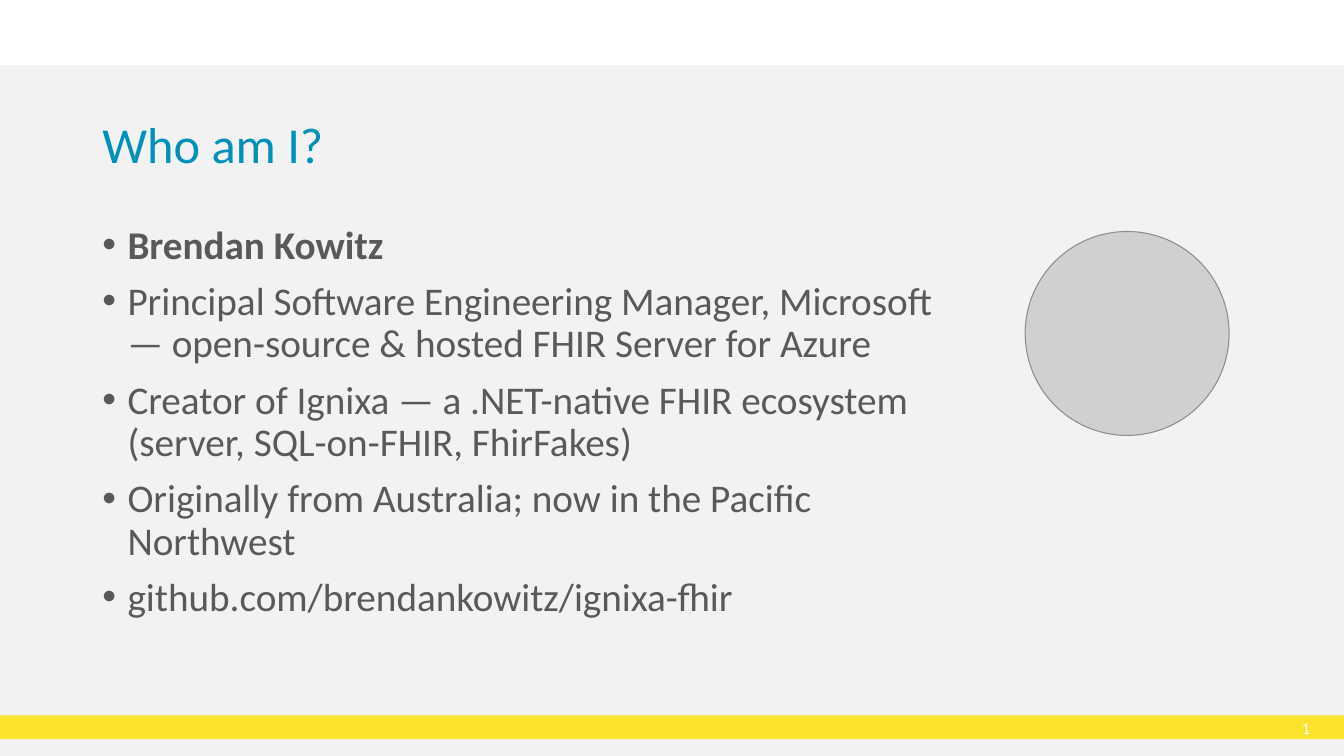
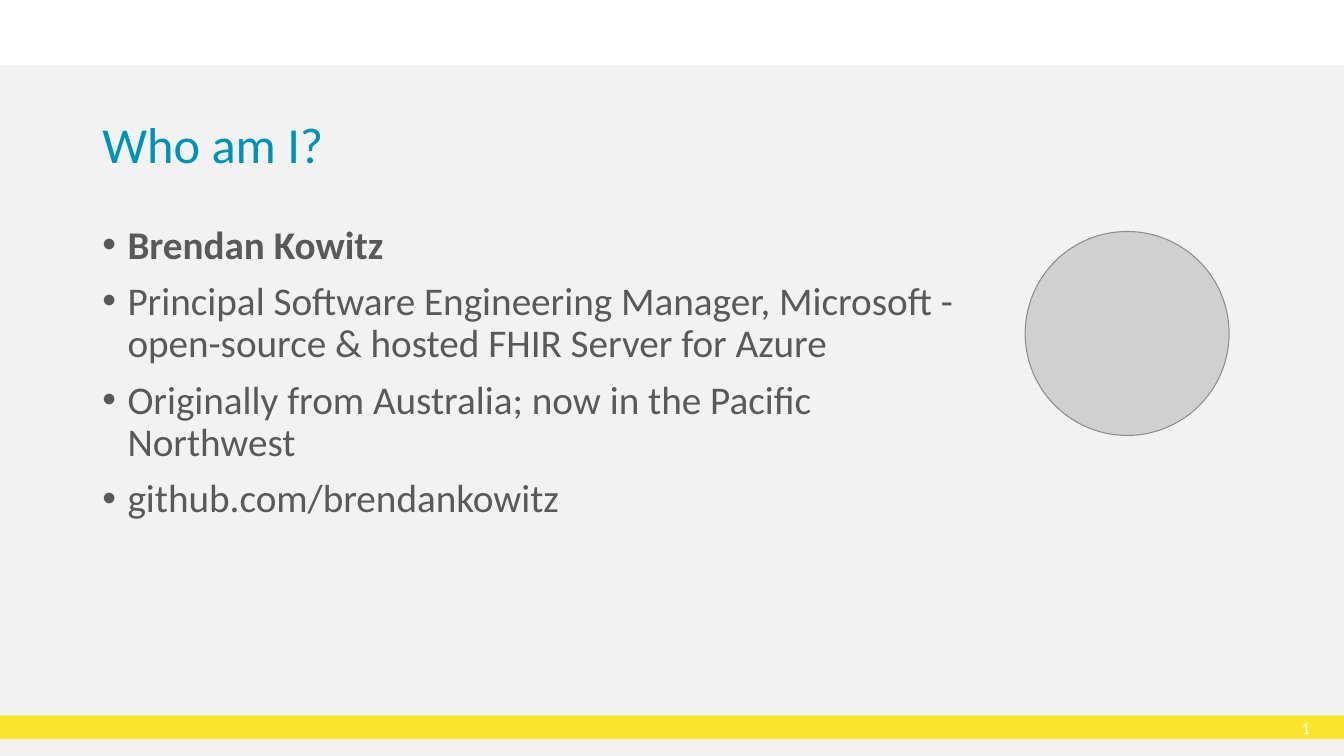
Before and after one commit to brendankowitz/FHIRDevDays2026, a slide deck: slide 2 of talks/talk2-fhir-fakes/DD26_CT_260617_Brendan-Kowitz_FhirFakes-dotNET.pptx. Drawn at 1344x756 pixels with LibreOffice and Linux fonts; fonts in the diff are those of the drawing; grey boxes stand for pictures; background and template pictures are left out. Boxes give left, top, right and bottom in pixels: in the first picture for what was removed or moved away, otherwise in the second. Text is boxed around its words. In the diff, an @@ line names an element or a change of style, - is before the commit and + after.

```diff
--- a/talks/talk2-fhir-fakes/DD26_CT_260617_Brendan-Kowitz_FhirFakes-dotNET.pptx
+++ b/talks/talk2-fhir-fakes/DD26_CT_260617_Brendan-Kowitz_FhirFakes-dotNET.pptx
@@ text at (x1=128, y1=288, x2=932, y2=364): text changed @@
-• Principal Software Engineering Manager, Microsoft — open-source & hosted FHIR Server for Azure
-• Creator of Ignixa — a .NET-native FHIR ecosystem (server, SQL-on-FHIR, FhirFakes)
+• Principal Software Engineering Manager, Microsoft - open-source & hosted FHIR Server for Azure
@@ text at (x1=128, y1=485, x2=559, y2=519): text changed @@
-• github.com/brendankowitz/ignixa-fhir
+• github.com/brendankowitz
```
Also in this commit, not shown: 1 other slide changed, 1 other file.
